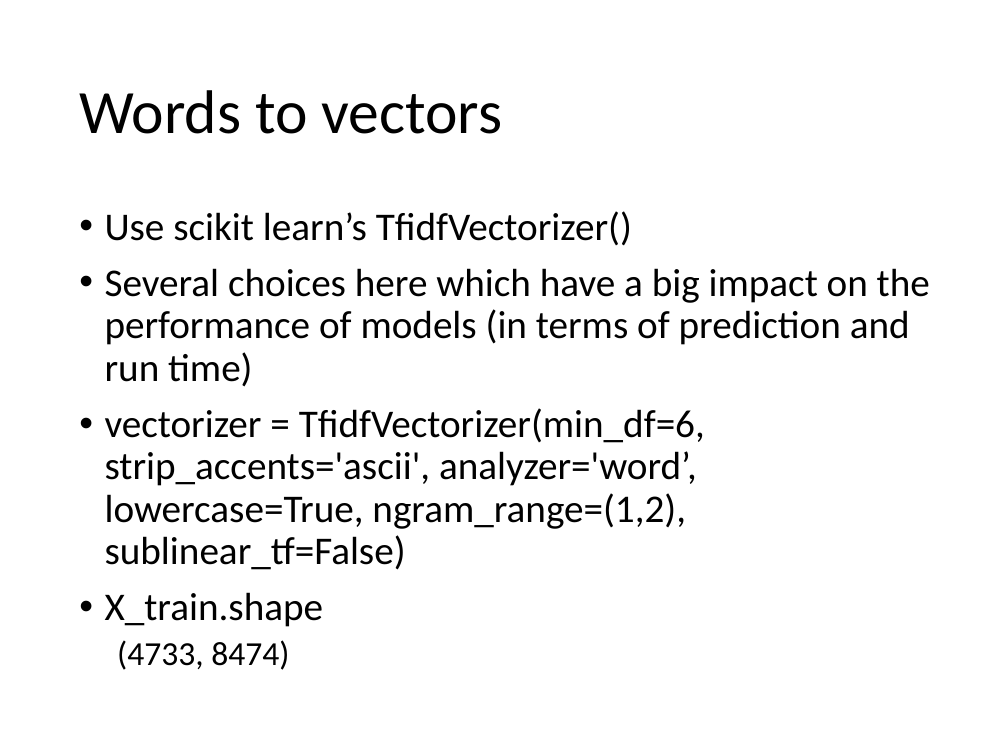
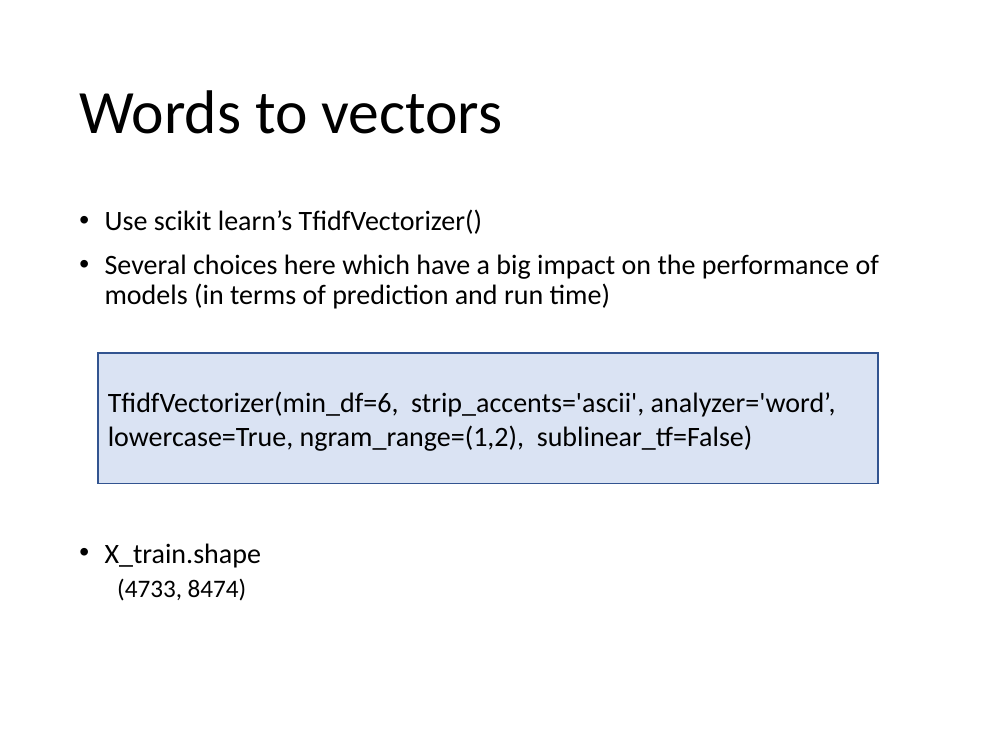
Before and after one commit to MartinOdendaal/Thinkful_Capstone_Supervised, a slide deck: slide 6 of Capstone 2.pptx. Drawn at 1008x756 pixels with LibreOffice and Linux fonts; fonts in the diff are those of the drawing. Boxes give left, top, right and bottom in pixels: in the first picture for what was removed or moved away, otherwise in the second. Text is boxed around its words. In the diff, an @@ line names an element or a change of style, - is before the commit and + after.

```diff
--- a/Capstone 2.pptx
+++ b/Capstone 2.pptx
@@ text "Use scikit learn’s TfidfVectorizer()" at [105,209,879,309]: size 28 to 20 pt @@
@@ rectangle added at [98,353,878,483], fill #DAE3F3, outline #325491 1 pt, 20 pt, text #000000 @@
+TfidfVectorizer(min_df=6, strip_accents='ascii', analyzer='word’, lowercase=True, ngram_range=(1,2), sublinear_tf=False)
@@ text at [105,408,705,670]: paragraphs removed @@
-• vectorizer = TfidfVectorizer(min_df=6, strip_accents='ascii', analyzer='word’, lowercase=True, ngram_range=(1,2), sublinear_tf=False)
-• X_train.shape
-  (4733, 8474)
@@ text added at [105,543,261,601], 20 pt, text #000000 @@
+• X_train.shape
+  (4733, 8474)
```
Also in this commit, not shown: 9 other slides changed, 2 slides added.
